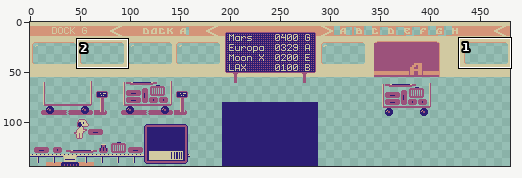
File history of a pixel-art file, art/concept3-1.aseprite. Above: a wide view before the commit, with the close-up outlined.
Close-up. Before the edit:
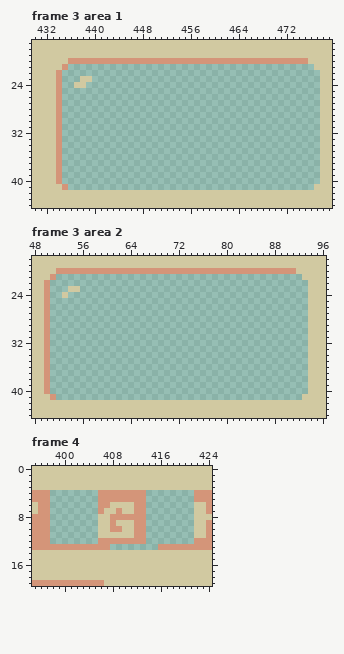
480x144 pixels, 4 frames. Shown: frame 3 area 1: x 430..479, y 17..44; frame 3 area 2: x 48..96, y 18..44; frame 4: x 395..424, y 0..19. The commit also changed other frames or places, which this record leaves out.
After:
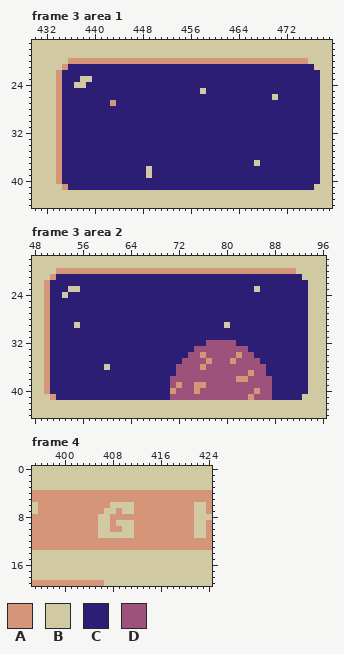
Palette (. is transparent): A #d49579  B #d1c9a1  C #2c1e74  D #9c527b
The edit:
layer "Layer 1" now shown
layer "stars" now shown
--- frame 3 area 1, layer "stars"
@@ x 430..479 @@
 20 BBBBBBAAAAAAAAAAAAAAAAAAAAAAAAAAAAAAAAAAAAAAAABBBB
-21 BBBBBA.........................................BBB
-22 BBBBA...........................................BB
-23 BBBBA...BB......................................BB
-24 BBBBA..BB.......................................BB
-25 BBBBA...........................................BB
-26 BBBBA...........................................BB
-27 BBBBA...........................................BB
-28 BBBBA...........................................BB
-29 BBBBA...........................................BB
-30 BBBBA...........................................BB
-31 BBBBA...........................................BB
-32 BBBBA...........................................BB
-33 BBBBA...........................................BB
-34 BBBBA...........................................BB
-35 BBBBA...........................................BB
-36 BBBBA...........................................BB
-37 BBBBA...........................................BB
-38 BBBBA...........................................BB
-39 BBBBA...........................................BB
-40 BBBBA...........................................BB
-41 BBBBBA.........................................BBB
+21 BBBBBACCCCCCCCCCCCCCCCCCCCCCCCCCCCCCCCCCCCCCCCCBBB
+22 BBBBACCCCCCCCCCCCCCCCCCCCCCCCCCCCCCCCCCCCCCCCCCCBB
+23 BBBBACCCBBCCCCCCCCCCCCCCCCCCCCCCCCCCCCCCCCCCCCCCBB
+24 BBBBACCBBCCCCCCCCCCCCCCCCCCCCCCCCCCCCCCCCCCCCCCCBB
+25 BBBBACCCCCCCCCCCCCCCCCCCCCCCBCCCCCCCCCCCCCCCCCCCBB
+26 BBBBACCCCCCCCCCCCCCCCCCCCCCCCCCCCCCCCCCCBCCCCCCCBB
+27 BBBBACCCCCCCCACCCCCCCCCCCCCCCCCCCCCCCCCCCCCCCCCCBB
+28 BBBBACCCCCCCCCCCCCCCCCCCCCCCCCCCCCCCCCCCCCCCCCCCBB
+29 BBBBACCCCCCCCCCCCCCCCCCCCCCCCCCCCCCCCCCCCCCCCCCCBB
+30 BBBBACCCCCCCCCCCCCCCCCCCCCCCCCCCCCCCCCCCCCCCCCCCBB
+31 BBBBACCCCCCCCCCCCCCCCCCCCCCCCCCCCCCCCCCCCCCCCCCCBB
+32 BBBBACCCCCCCCCCCCCCCCCCCCCCCCCCCCCCCCCCCCCCCCCCCBB
+33 BBBBACCCCCCCCCCCCCCCCCCCCCCCCCCCCCCCCCCCCCCCCCCCBB
+34 BBBBACCCCCCCCCCCCCCCCCCCCCCCCCCCCCCCCCCCCCCCCCCCBB
+35 BBBBACCCCCCCCCCCCCCCCCCCCCCCCCCCCCCCCCCCCCCCCCCCBB
+36 BBBBACCCCCCCCCCCCCCCCCCCCCCCCCCCCCCCCCCCCCCCCCCCBB
+37 BBBBACCCCCCCCCCCCCCCCCCCCCCCCCCCCCCCCBCCCCCCCCCCBB
+38 BBBBACCCCCCCCCCCCCCBCCCCCCCCCCCCCCCCCCCCCCCCCCCCBB
+39 BBBBACCCCCCCCCCCCCCBCCCCCCCCCCCCCCCCCCCCCCCCCCCCBB
+40 BBBBACCCCCCCCCCCCCCCCCCCCCCCCCCCCCCCCCCCCCCCCCCCBB
+41 BBBBBACCCCCCCCCCCCCCCCCCCCCCCCCCCCCCCCCCCCCCCCCBBB
 42 BBBBBBBBBBBBBBBBBBBBBBBBBBBBBBBBBBBBBBBBBBBBBBBBBB
--- frame 3 area 2, layer "stars"
@@ x 48..96 @@
 20 BBBBAAAAAAAAAAAAAAAAAAAAAAAAAAAAAAAAAAAAAAAABBBBB
-21 BBBA.........................................BBBB
-22 BBA...........................................BBB
-23 BBA...BB......................................BBB
-24 BBA..B........................................BBB
-25 BBA...........................................BBB
-26 BBA...........................................BBB
-27 BBA...........................................BBB
-28 BBA...........................................BBB
-29 BBA...........................................BBB
-30 BBA...........................................BBB
-31 BBA...........................................BBB
-32 BBA...........................................BBB
-33 BBA...........................................BBB
-34 BBA...........................................BBB
-35 BBA...........................................BBB
-36 BBA...........................................BBB
-37 BBA...........................................BBB
-38 BBA...........................................BBB
-39 BBA...........................................BBB
-40 BBA...........................................BBB
-41 BBBA.........................................BBBB
+21 BBBACCCCCCCCCCCCCCCCCCCCCCCCCCCCCCCCCCCCCCCCCBBBB
+22 BBACCCCCCCCCCCCCCCCCCCCCCCCCCCCCCCCCCCCCCCCCCCBBB
+23 BBACCCBBCCCCCCCCCCCCCCCCCCCCCCCCCCCCCBCCCCCCCCBBB
+24 BBACCBCCCCCCCCCCCCCCCCCCCCCCCCCCCCCCCCCCCCCCCCBBB
+25 BBACCCCCCCCCCCCCCCCCCCCCCCCCCCCCCCCCCCCCCCCCCCBBB
+26 BBACCCCCCCCCCCCCCCCCCCCCCCCCCCCCCCCCCCCCCCCCCCBBB
+27 BBACCCCCCCCCCCCCCCCCCCCCCCCCCCCCCCCCCCCCCCCCCCBBB
+28 BBACCCCCCCCCCCCCCCCCCCCCCCCCCCCCCCCCCCCCCCCCCCBBB
+29 BBACCCCBCCCCCCCCCCCCCCCCCCCCCCCCBCCCCCCCCCCCCCBBB
+30 BBACCCCCCCCCCCCCCCCCCCCCCCCCCCCCCCCCCCCCCCCCCCBBB
+31 BBACCCCCCCCCCCCCCCCCCCCCCCCCCCCCCCCCCCCCCCCCCCBBB
+32 BBACCCCCCCCCCCCCCCCCCCCCCCCCCDDDDDCCCCCCCCCCCCBBB
+33 BBACCCCCCCCCCCCCCCCCCCCCCCCDDDDDDDDDCCCCCCCCCCBBB
+34 BBACCCCCCCCCCCCCCCCCCCCCCCDDADDDDDADDCCCCCCCCCBBB
+35 BBACCCCCCCCCCCCCCCCCCCCCCDDDDADDDADDDDCCCCCCCCBBB
+36 BBACCCCCCCCCBCCCCCCCCCCCDDDDADDDDDDDDDDCCCCCCCBBB
+37 BBACCCCCCCCCCCCCCCCCCCCCDDDDDDDDDDDDADDCCCCCCCBBB
+38 BBACCCCCCCCCCCCCCCCCCCCDDDDDDDDDDDAADDDDCCCCCCBBB
+39 BBACCCCCCCCCCCCCCCCCCCCDADDAADDDDDDDDDDDCCCCCCBBB
+40 BBACCCCCCCCCCCCCCCCCCCCADDDADDDDDDDDDADDCCCCCCBBB
+41 BBBACCCCCCCCCCCCCCCCCCCDDDDDDDDDDDDDADDDCCCCCBBBB
 42 BBBBBBBBBBBBBBBBBBBBBBBBBBBBBBBBBBBBBBBBBBBBBBBBB
--- frame 4, layer "Layer 1"
@@ x 395..424 @@
  3 BBBBBBBBBBBBBBBBBBBBBBBBBBBBBB
- 4 AAA........AAAAAAAA........AAA
- 5 AAA........AAAAAAAA........AAA
- 6 BAA........AABBBBAA........BBA
- 7 BAA........ABBABBAA........BBA
- 8 AAA........BBAAAAAA........BBB
- 9 AAA........BBABBBAA........BBA
-10 AAA........BBAABBAA........BBA
-11 AAA........BBBBBBAA........BBA
-12 AAA........AAAAAAAA........AAA
-13 AAAAAAAAAAAAA........AAAAAAAAA
+ 4 AAAAAAAAAAAAAAAAAAAAAAAAAAAAAA
+ 5 AAAAAAAAAAAAAAAAAAAAAAAAAAAAAA
+ 6 BAAAAAAAAAAAABBBBAAAAAAAAAABBA
+ 7 BAAAAAAAAAAABBABBAAAAAAAAAABBA
+ 8 AAAAAAAAAAABBAAAAAAAAAAAAAABBB
+ 9 AAAAAAAAAAABBABBBAAAAAAAAAABBA
+10 AAAAAAAAAAABBAABBAAAAAAAAAABBA
+11 AAAAAAAAAAABBBBBBAAAAAAAAAABBA
+12 AAAAAAAAAAAAAAAAAAAAAAAAAAAAAA
+13 AAAAAAAAAAAAAAAAAAAAAAAAAAAAAA
 14 BBBBBBBBBBBBBBBBBBBBBBBBBBBBBB
Pixel boxes of the changes (left, top, right, bottom) in both close-ups:
added: (62, 64, 320, 190)
added: (50, 274, 308, 400)
added: (50, 490, 194, 550)
